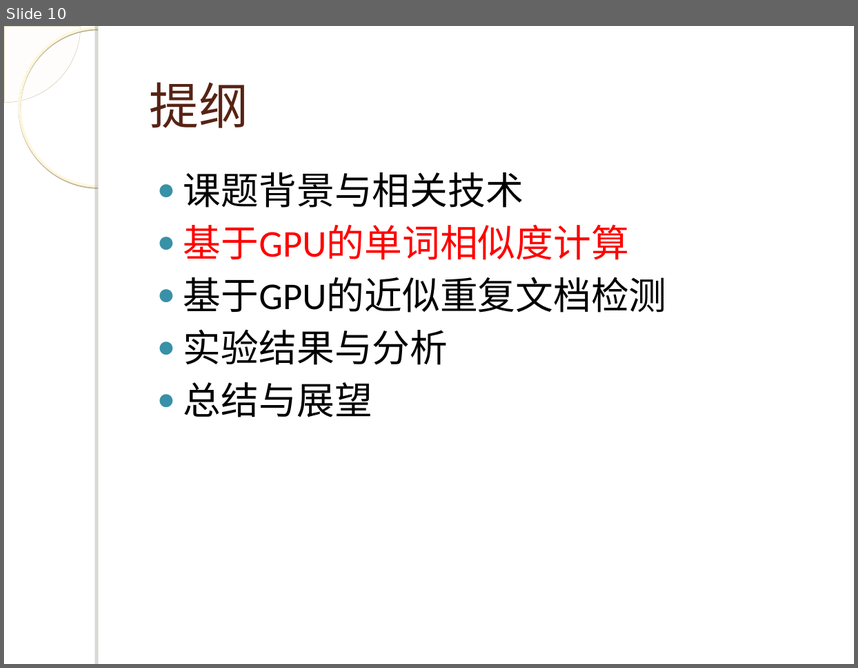
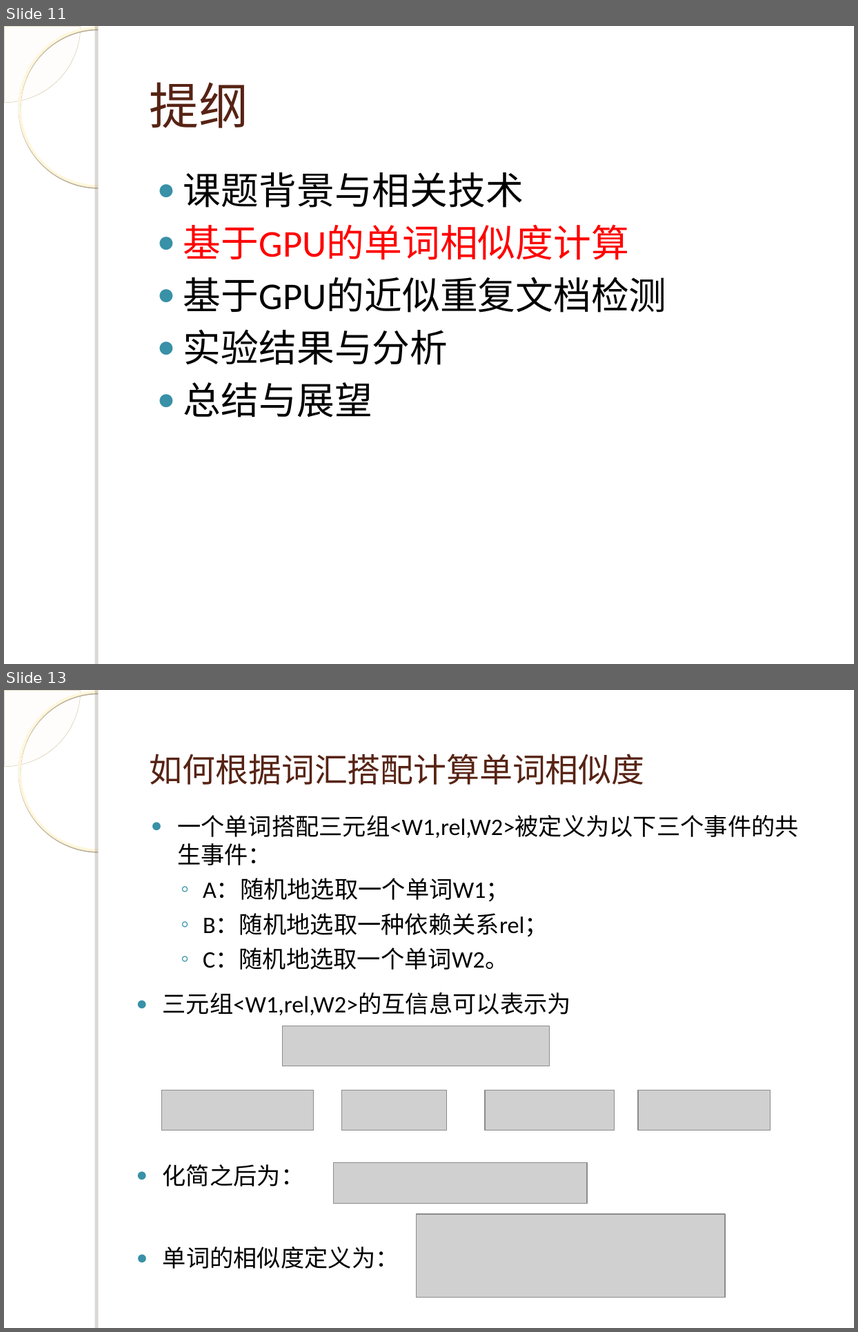
Before and after one commit to WangJunqiao/Tech-Study, a slide deck: 答辩.ppt. Shown one above the other, each under a label of ours: slide 10 before the commit, slides 11 and 13 after it; the slides between them are not shown. The pictures are 858x668 and 858x1332 pixels, drawn with LibreOffice and Linux fonts; fonts in the diff are those of the drawing; grey boxes stand for pictures; background and template pictures are left out. Boxes give left, top, right and bottom in pixels: in the first picture for what was removed or moved away, otherwise in the second. Text is boxed around its words. In the diff, an @@ line names an element or a change of style, - is before the commit and + after.

```diff
--- a/答辩.ppt
+++ b/答辩.ppt
@@ slide 13 added at (4,690,854,1328), background picture (left out); not listed: 4 template elements that a slide beside it also shows @@
@@ title added at (150,753,645,785), 28 pt, text #572314 @@
+如何根据词汇搭配计算单词相似度
@@ text added at (177,815,799,969), 20 pt, text #000000 @@
+● 一个单词搭配三元组<W1,rel,W2>被定义为以下三个事件的共生事件：
+  ◦ A：随机地选取一个单词W1；
+  ◦ B：随机地选取一种依赖关系rel；
+  ◦ C：随机地选取一个单词W2。
@@ text added at (163,992,571,1015), 20 pt, text #000000 @@
+● 三元组<W1,rel,W2>的互信息可以表示为
@@ picture added at (283,1026,550,1066) @@
@@ picture added at (162,1090,313,1130) @@
@@ picture added at (341,1090,446,1130) @@
@@ picture added at (485,1090,615,1130) @@
@@ picture added at (638,1090,770,1130) @@
@@ text added at (163,1164,305,1186), 20 pt, text #000000 @@
+● 化简之后为：
@@ picture added at (334,1162,587,1203) @@
@@ picture added at (417,1214,725,1297) @@
@@ text added at (163,1246,399,1268), 20 pt, text #000000 @@
+● 单词的相似度定义为：
@@ what was slide 10 is now slide 11 @@
```
Also in this commit, not shown: 4 slides changed, 24 other slides added, 1 slide removed, 1 other file.
